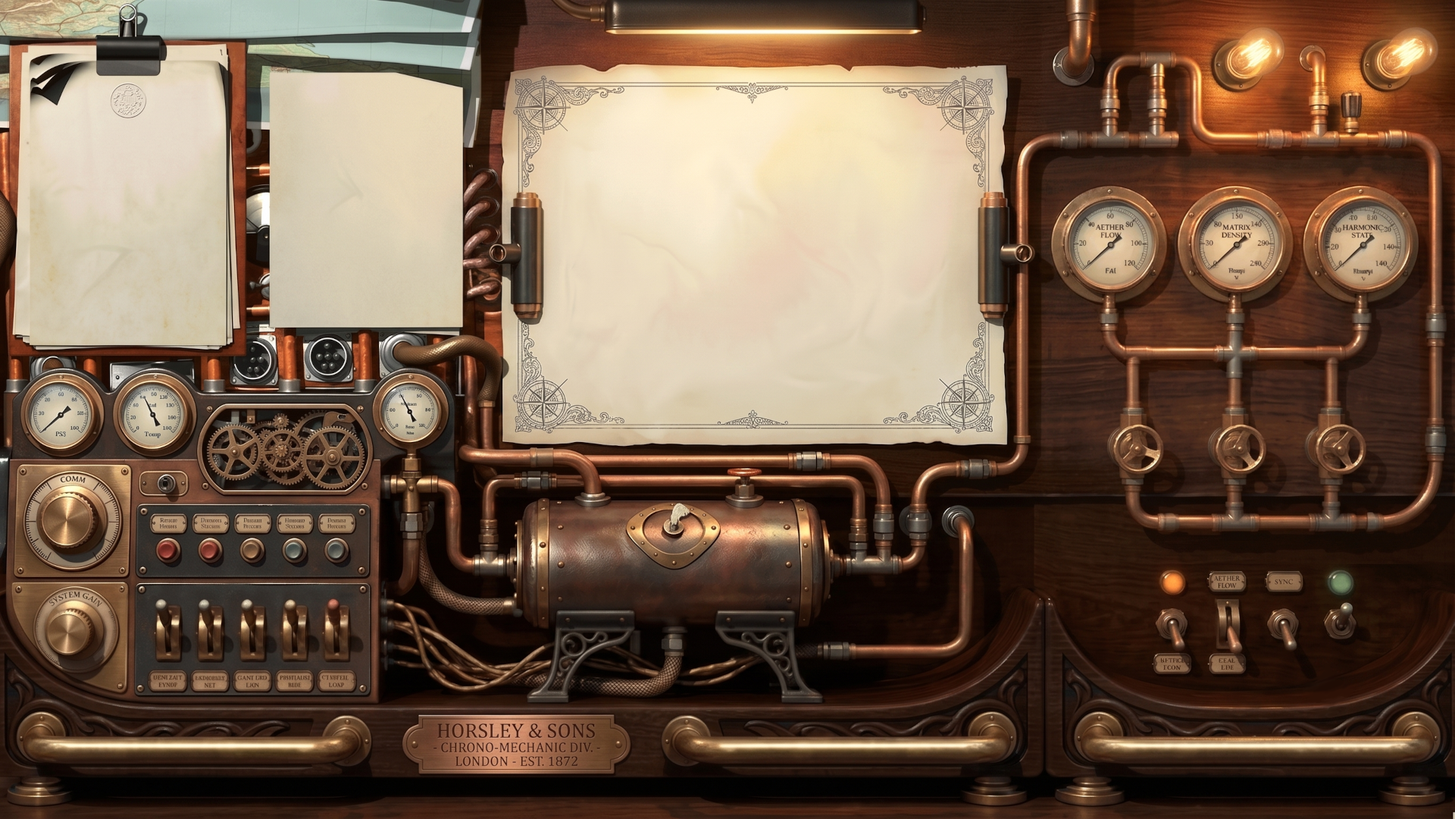
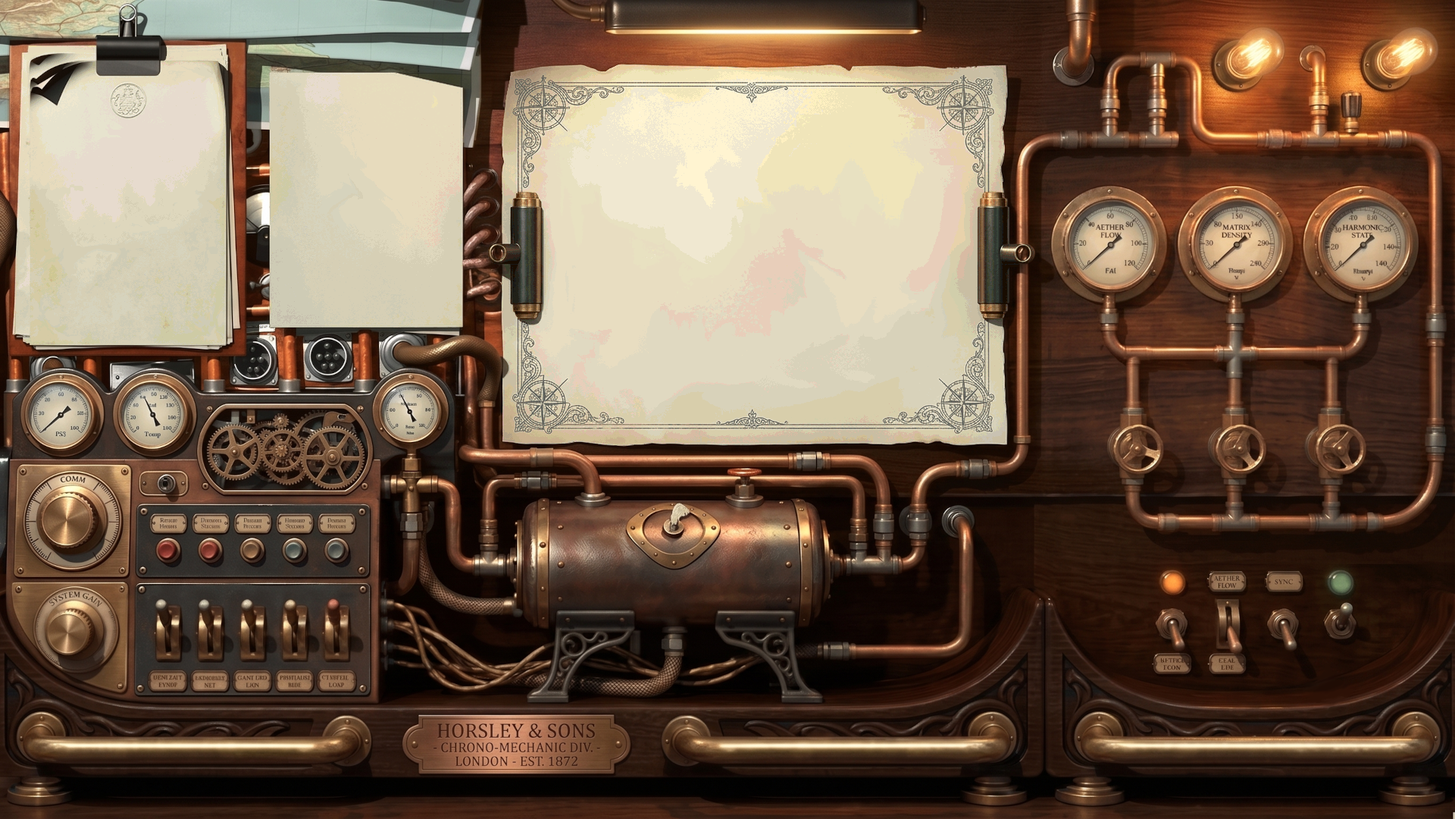
Layer changes from the first 1455x819 image to the second:
hid "template-final.png", opacity 100% → 30%, moved it above "Pasted Layer" over (12, 43, 1034, 446)
added layer "Pasted Layer" above "HU_BRIEF_layers_below.png" over (12, 43, 1034, 446)
